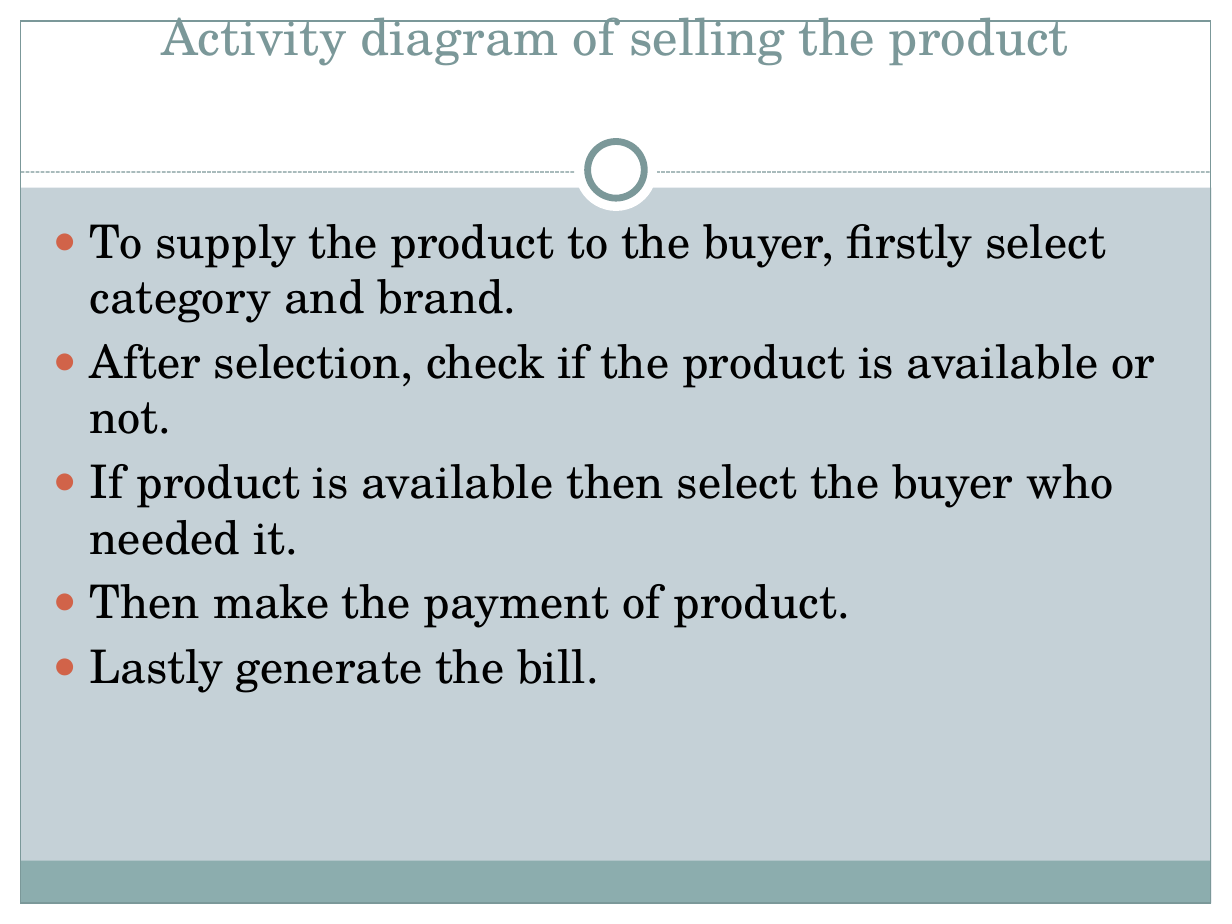
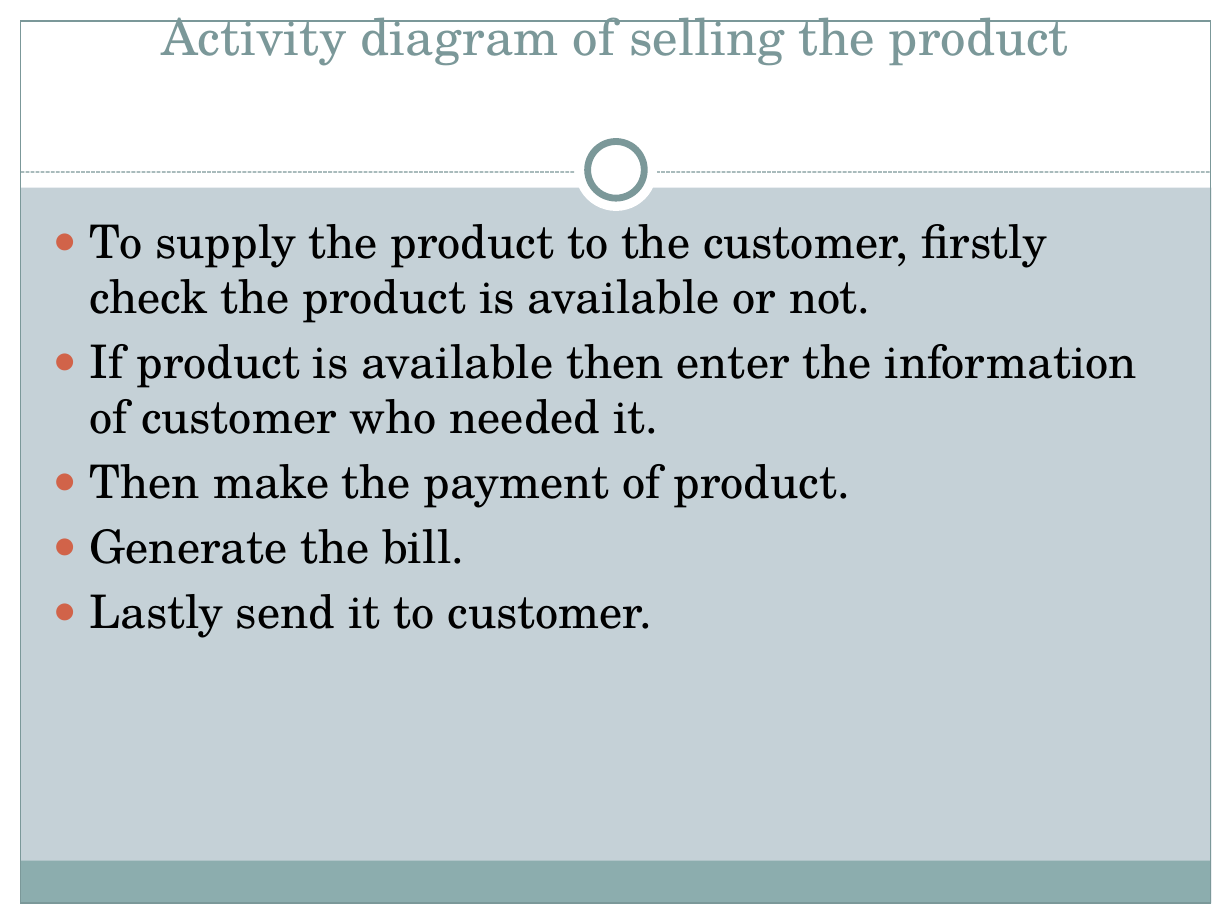
Before and after one commit to mandiratamang/SMS, a slide deck: slide 37 of stock management system/pp of sms.pptx (slide 36 before the commit). Drawn at 1232x924 pixels with LibreOffice and Linux fonts; fonts in the diff are those of the drawing. Boxes give left, top, right and bottom in pixels: in the first picture for what was removed or moved away, otherwise in the second. Text is boxed around its words. In the diff, an @@ line names an element or a change of style, - is before the commit and + after.

```diff
--- a/stock management system/pp of sms.pptx
+++ b/stock management system/pp of sms.pptx
@@ text at box(90, 224, 1137, 434): text changed @@
-● To supply the product to the buyer, firstly select category and brand.
-● After selection, check if the product is available or not.
-● If product is available then select the buyer who needed it.
+● To supply the product to the customer, firstly check the product is available or not.
+● If product is available then enter the information of customer who needed it.
@@ text at box(90, 529, 653, 638): text changed @@
-● Lastly generate the bill.
+● Generate the bill.
+● Lastly send it to customer.
```
Also in this commit, not shown: 10 other slides changed, 2 slides added, 2 slides removed, 38 other files.
